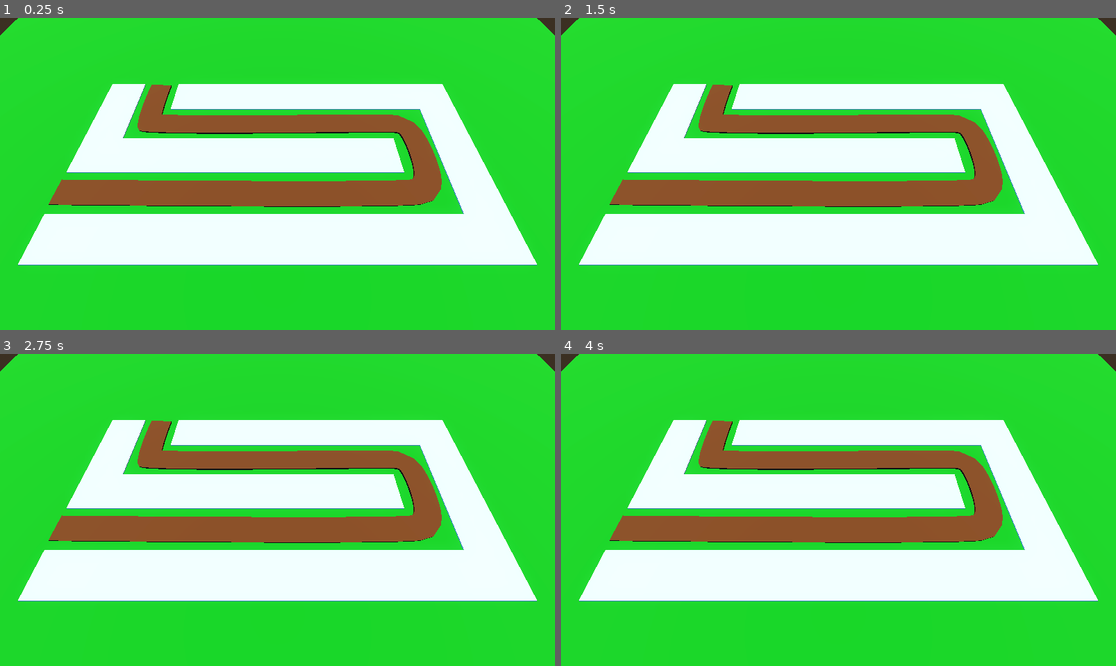
Above: before the commit, frames 1-4 (two rows, left to right).
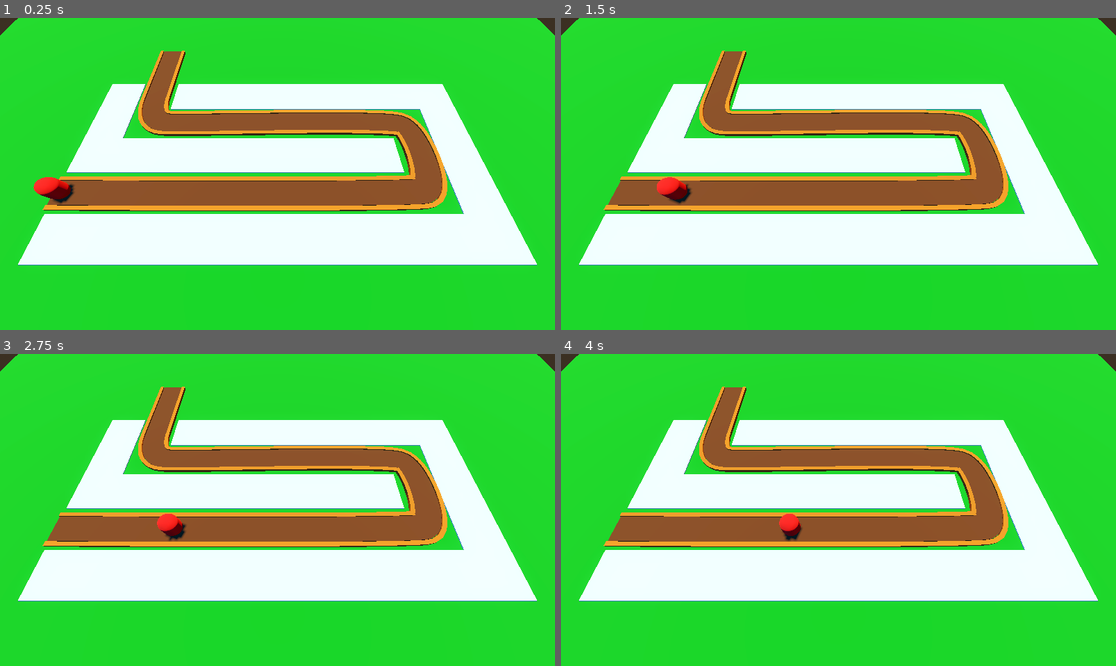
Above: after the commit, the same moments.

Repository: SirBarbecuedWaffle/barbarianBlaster
Game: Godot game, scene res://world/node_3d.tscn
Two runs of this game, one before a commit and one after it. Both use one fixed random seed, a clock stepped at 60 frames per second and the inputs below.
Inputs:
- Up to frame 1 (0.25 s): no input
- Up to frame 2 (1.5 s): no input
- Up to frame 3 (2.75 s): no input
- Up to frame 4 (4 s): no input

The runs differ from the first frame. In frame 1, 5.2% of the frame differs, in the area x 6-81%, y 10-62%; in frame 2, 5.1%; in frame 3, 5.1%; in frame 4, 5.0%.

Commit message:
enemy and path 3d created

Diff:
--- /dev/null
+++ b/barbarian-blaster/enemy/enemy.gd
@@ -0,0 +1,12 @@
+extends PathFollow3D
+##speed in m/s for the enemy
+@export var speed:=1.0
+
+# Called when the node enters the scene tree for the first time.
+func _ready() -> void:
+	pass # Replace with function body.
+
+
+# Called every frame. 'delta' is the elapsed time since the previous frame.
+func _process(delta: float) -> void:
+	progress+=speed*delta
--- /dev/null
+++ b/barbarian-blaster/enemy/enemy.tscn
@@ -0,0 +1,19 @@
+[gd_scene load_steps=4 format=3 uid="uid://bwwkcr1cvn71n"]
+
+[ext_resource type="Script" uid="uid://cfms5vrwhfogm" path="res://enemy/enemy.gd" id="1_2mvqj"]
+
+[sub_resource type="StandardMaterial3D" id="StandardMaterial3D_2mvqj"]
+albedo_color = Color(1, 0, 0, 1)
+
+[sub_resource type="CapsuleMesh" id="CapsuleMesh_dn5bg"]
+material = SubResource("StandardMaterial3D_2mvqj")
+radius = 1.0
+height = 3.0
+
+[node name="enemy" type="PathFollow3D"]
+transform = Transform3D(-0.011944411, 1.419912e-06, -0.99992865, -5.684342e-14, 1, 1.4200133e-06, 0.99992865, 1.696128e-08, -0.011944411, 0, 0, 0)
+script = ExtResource("1_2mvqj")
+
+[node name="MeshInstance3D" type="MeshInstance3D" parent="."]
+transform = Transform3D(1, 0, 0, 3.5527137e-15, 1, -2.5673907e-15, 0, -2.5673907e-15, 1, -1.1776975e-13, 1.962715, 2.7870813e-06)
+mesh = SubResource("CapsuleMesh_dn5bg")
--- a/barbarian-blaster/world/node_3d.tscn
+++ b/barbarian-blaster/world/node_3d.tscn
@@ -1,6 +1,7 @@
-[gd_scene load_steps=8 format=3 uid="uid://dv08dqn6a2tld"]
+[gd_scene load_steps=11 format=3 uid="uid://dv08dqn6a2tld"]
 
 [ext_resource type="MeshLibrary" uid="uid://452eeiok6bb8" path="res://space_library.tres" id="1_dn5bg"]
+[ext_resource type="PackedScene" uid="uid://bwwkcr1cvn71n" path="res://enemy/enemy.tscn" id="2_7mgw1"]
 
 [sub_resource type="ProceduralSkyMaterial" id="ProceduralSkyMaterial_xefs6"]
 sky_top_color = Color(0, 0.43512285, 0.907993, 1)
@@ -21,13 +22,19 @@
 
 [sub_resource type="Curve3D" id="Curve3D_dn5bg"]
 _data = {
-"points": PackedVector3Array(0, 0, 0, 0, 0, 0, -24.960295, 5.6266785e-05, 0.9757085, -1.014, 0, 0.541, 1.014, 0, -0.541, 15.675, 0, 0.908, 0.616, 0, 0.273, -0.616, 0, -0.273, 15.811, 0, -5.853, 1.217, 0, 0.879, -1.217, 0, -0.879, -18.196, 0, -6.178, 0, 0, 0, 0, 0, 0, -18.953, 0, -14.801),
-"tilts": PackedFloat32Array(0, 0, 0, 0, 0)
+"points": PackedVector3Array(0, 0, 0, 0, 0, 0, -25.12822, 0, 2.606726, -1.9334221, 0, 0.46668816, 1.9334221, 0, -0.46668816, 16.34033, 0, 2.4067175, 1.5334015, 0, 1.2000537, -1.5334015, 0, -1.2000537, 16.673677, 0, -7.0603795, 2.6001205, 0, 0.33334684, -2.6001205, 0, -0.33334684, -15.127768, 0, -7.460397, 0, 0, 0, 0, 0, 0, -17.527876, 0, -11.993937, 0, 0, 0, 0, 0, 0, -17.527876, 0, -22.727757),
+"tilts": PackedFloat32Array(0, 0, 0, 0, 0, 0)
 }
-point_count = 5
+point_count = 6
 
 [sub_resource type="StandardMaterial3D" id="StandardMaterial3D_dn5bg"]
 albedo_color = Color(0.40973222, 0.128155, 0, 1)
+
+[sub_resource type="StandardMaterial3D" id="StandardMaterial3D_75uhf"]
+albedo_color = Color(0.81885767, 0.29317337, 0, 1)
+
+[sub_resource type="StandardMaterial3D" id="StandardMaterial3D_sp4yb"]
+albedo_color = Color(0.8504089, 0.30574432, 0, 1)
 
 [node name="baseLevel" type="Node3D"]
 
@@ -57,8 +64,9 @@
 transform = Transform3D(1, 0, 0, 0, 1, 0, 0, 0, 1, 0, 0.5, 0)
 curve = SubResource("Curve3D_dn5bg")
 
-[node name="CSGPolygon3D" type="CSGPolygon3D" parent="Path3D"]
-polygon = PackedVector2Array(0, 0, 0, 0.2, 3, 0.2, 3, 0)
+[node name="road" type="CSGPolygon3D" parent="Path3D"]
+transform = Transform3D(1, 0, 0, 0, 1, 0, 0, 0, 1, 0, 0, -0.06666994)
+polygon = PackedVector2Array(-1.5, 0, -1.5, 0.2, 1.5, 0.2, 1.5, 0)
 mode = 2
 path_node = NodePath("..")
 path_interval_type = 0
@@ -71,3 +79,37 @@
 path_u_distance = 1.0
 path_joined = false
 material = SubResource("StandardMaterial3D_dn5bg")
+
+[node name="leftEdge" type="CSGPolygon3D" parent="Path3D"]
+polygon = PackedVector2Array(-2, 0, -2, 0.35, -1.5, 0.35, -1.5, 0)
+mode = 2
+path_node = NodePath("..")
+path_interval_type = 0
+path_interval = 0.4
+path_simplify_angle = 0.0
+path_rotation = 2
+path_rotation_accurate = false
+path_local = false
+path_continuous_u = true
+path_u_distance = 1.0
+path_joined = false
+material = SubResource("StandardMaterial3D_75uhf")
+
+[node name="rightEdge" type="CSGPolygon3D" parent="Path3D"]
+polygon = PackedVector2Array(2, 0, 2, 0.35, 1.5, 0.35, 1.5, 0)
+mode = 2
+path_node = NodePath("..")
+path_interval_type = 0
+path_interval = 0.4
+path_simplify_angle = 0.0
+path_rotation = 2
+path_rotation_accurate = false
+path_local = false
+path_continuous_u = true
+path_u_distance = 1.0
+path_joined = false
+material = SubResource("StandardMaterial3D_sp4yb")
+
+[node name="enemy" parent="Path3D" instance=ExtResource("2_7mgw1")]
+transform = Transform3D(-0.006745112, 0, -0.9999626, 0, 0.99999994, 0, 0.99996245, 0, -0.006745113, -25.12822, 0, 2.606726)
+speed = 5.0
Not shown, added: barbarian-blaster/enemy/enemy.gd.uid
